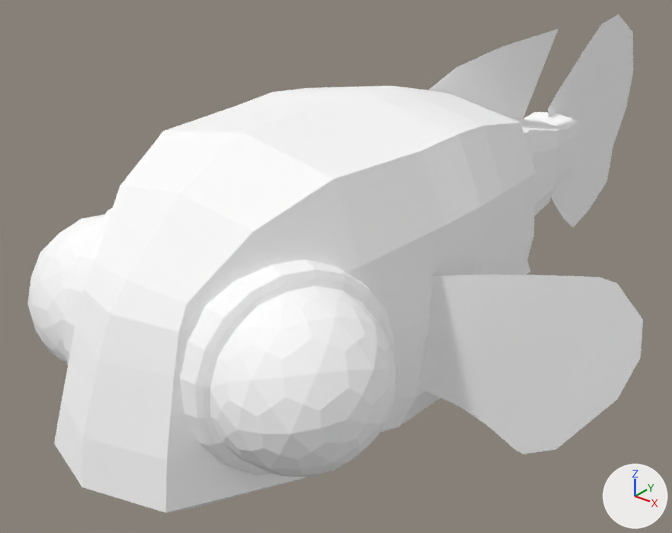
Two versions of the glTF model frontend/assets/models3d/packs/quaternius-fbx/tetra.glb, one commit apart.
Before and after are seen from a camera (50 mm lens) standing at (2.73, -3.61, 2.1) and looking at (-0.41, 0.32, -0.34). Lighting does not change. The marker at lower right points along +X, +Y and +Z. The older version comes first. Where no turn or scale is listed for an object, it has been applied to the vertices.

Before the edit, the objects in view are built like this:
```python
mat_material_0 = principled_material('Material_0')
mat_material_0.base_color = (1.0, 1.0, 1.0)  # white #ffffff
mat_material_0.roughness = 0.85
mat_material_1 = principled_material('Material_1')
mat_material_1.base_color = (1.0, 1.0, 1.0)  # white #ffffff
mat_material_1.roughness = 0.85
mat_material_2 = principled_material('Material_2')
mat_material_2.base_color = (1.0, 1.0, 1.0)  # white #ffffff
mat_material_2.roughness = 0.85
mat_material_3 = principled_material('Material_3')
mat_material_3.base_color = (1.0, 1.0, 1.0)  # white #ffffff
mat_material_3.roughness = 0.85
me_mesh_0 = bpy.data.meshes.new('Mesh_0')
me_mesh_0.from_pydata(...)  # 770 vertices, 1386 faces; spans x -1.53..1.53, y -1.87..3.56, z -0.93..0.88
# faces by material slot: [232, 94, 580, 480]
me_mesh_0.materials.append(mat_material_0)  # white #ffffff
me_mesh_0.materials.append(mat_material_1)  # white #ffffff
me_mesh_0.materials.append(mat_material_2)  # white #ffffff
me_mesh_0.materials.append(mat_material_3)  # white #ffffff
ob_tetra = bpy.data.objects.new('Tetra', me_mesh_0)
ob_tetra.location = (0.0, 0.0, 0.0)
```
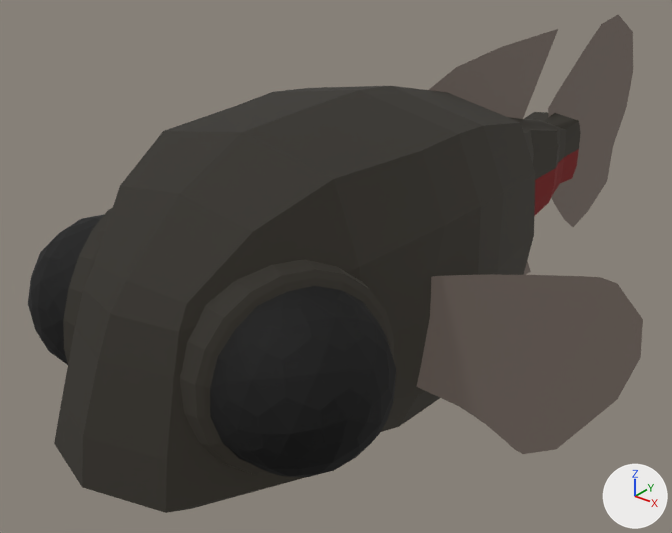
The change, as a diff of the scene's bpy script:
```diff
--- a/frontend/assets/models3d/packs/quaternius-fbx/tetra.glb.py
+++ b/frontend/assets/models3d/packs/quaternius-fbx/tetra.glb.py
@@ mat_material_0 @@
 mat_material_0 = principled_material('Material_0')
-mat_material_0.base_color = (1.0, 1.0, 1.0)  # white #ffffff
+mat_material_0.base_color = (0.0617, 0.0491, 0.0418)  # dark grey #463f3a
 mat_material_0.roughness = 0.85
+mat_material_0.emission_color = (0.0617, 0.0491, 0.0418)  # dark grey #463f3a
+mat_material_0.emission_strength = 1.0
@@ mat_material_1 @@
 mat_material_1 = principled_material('Material_1')
-mat_material_1.base_color = (1.0, 1.0, 1.0)  # white #ffffff
+mat_material_1.base_color = (0.0617, 0.000686, 0.000563)  # dark red #460202
 mat_material_1.roughness = 0.85
+mat_material_1.emission_strength = 1.0
@@ mat_material_2 @@
 mat_material_2 = principled_material('Material_2')
-mat_material_2.base_color = (1.0, 1.0, 1.0)  # white #ffffff
+mat_material_2.base_color = (0.0126, 0.0108, 0.00771)  # black #1d1b15
 mat_material_2.roughness = 0.85
+mat_material_2.emission_color = (0.0126, 0.0108, 0.00771)  # black #1d1b15
+mat_material_2.emission_strength = 1.0
@@ mat_material_3 @@
 mat_material_3 = principled_material('Material_3')
-mat_material_3.base_color = (1.0, 1.0, 1.0)  # white #ffffff
+mat_material_3.base_color = (0.000771, 0.000771, 0.000771)  # black #030303
 mat_material_3.roughness = 0.85
```

What differs and where, as boxes [x1, y1, x2, y2] in the pictures (672 x 533 px):
'Tetra', recoloured, surface changed (white to black): [28, 15, 643, 513] in both
